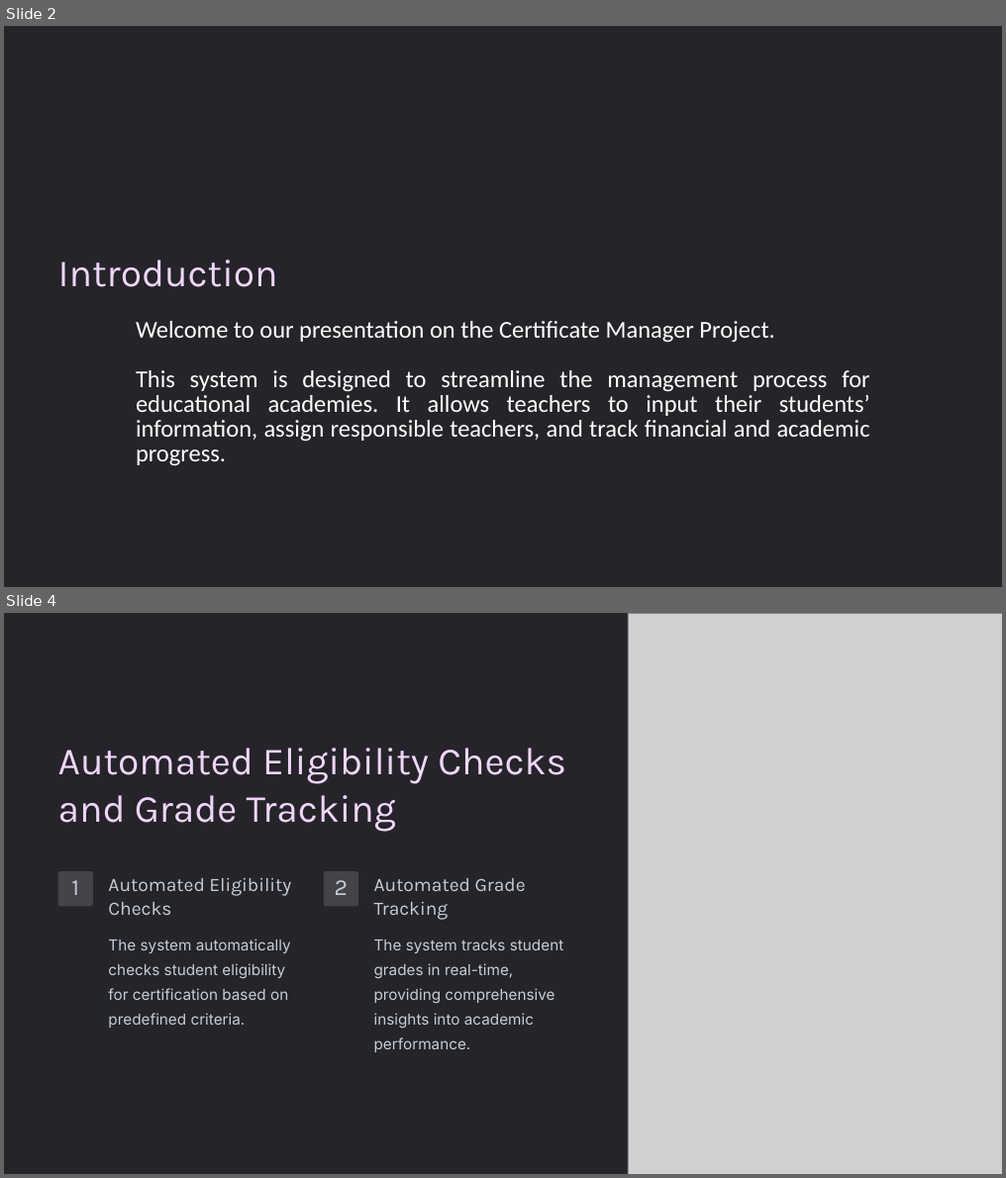
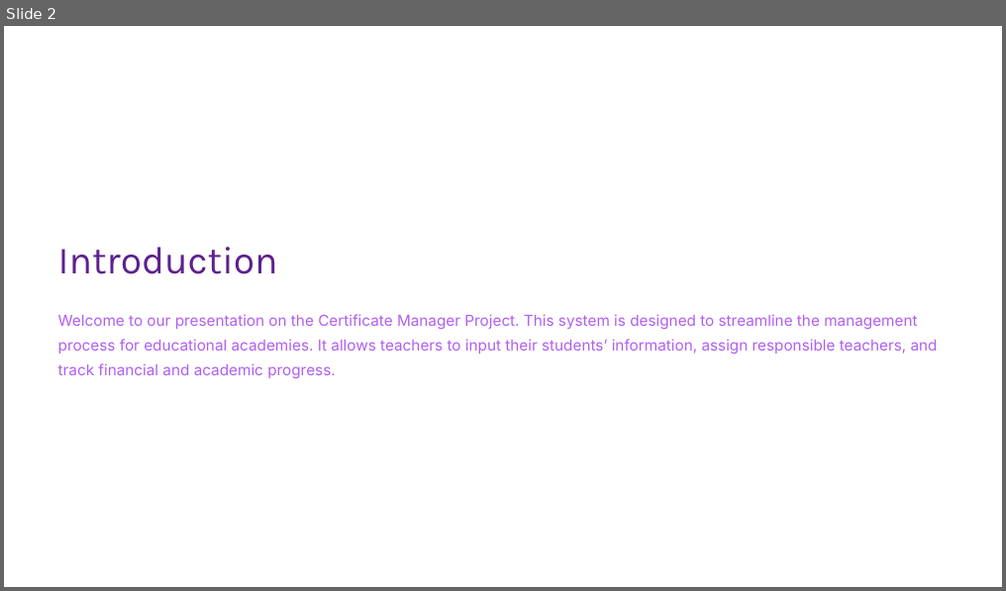
Before and after one commit to Zughayyar/JavaProject-Certificate-Manager, a slide deck: Presentation/Certificate-Manager-Project.pptx. Shown one above the other, each under a label of ours: slides 2 and 4 before the commit, slide 2 after it; the slides between them are not shown. The pictures are 1006x1178 and 1006x591 pixels, drawn with LibreOffice and Linux fonts; fonts in the diff are those of the drawing; grey boxes stand for pictures; background and template pictures are left out. Boxes give left, top, right and bottom in pixels: in the first picture for what was removed or moved away, otherwise in the second. Text is boxed around its words. In the diff, an @@ line names an element or a change of style, - is before the commit and + after.

```diff
--- a/Presentation/Certificate-Manager-Project.pptx
+++ b/Presentation/Certificate-Manager-Project.pptx
@@ slide 4 removed at [4,613,1002,1174], background #000000; not listed: 1 template element that a slide beside it also shows @@
@@ picture removed at [628,613,1002,1174] @@
@@ text removed at [58,748,566,832] @@
-Automated Eligibility Checks and Grade Tracking
@@ rounded rectangle removed at [58,871,93,907] @@
@@ text removed at [108,878,291,915] @@
-Automated Eligibility Checks
@@ rounded rectangle removed at [324,871,358,907] @@
@@ text removed at [374,878,526,920] @@
-Automated Grade Tracking
@@ text removed at [71,880,79,895] @@
-1
@@ text removed at [335,880,348,895] @@
-2
@@ text removed at [108,939,291,1028] @@
-The system automatically checks student eligibility for certification based on predefined criteria.
@@ text removed at [374,940,563,1053] @@
-The system tracks student grades in real-time, providing comprehensive insights into academic performance.
@@ slide 2 changed as well @@
@@ rectangle at [4,26,1002,587]: fill #242429 to #FFFFFF @@
@@ text "Introduction": place and size @@
-text "Introduction" at [58,260,278,287]
+text "Introduction" at [58,247,278,274]
@@ text "Introduction" at [58,247,278,274]: text colour #EFD5FA to #5E208E @@
@@ text at [58,314,938,379]: text changed; size 28 to 17.5 pt; font Calibri to Inter; text colour #FFFFFF to #B05EF1 @@
-Welcome to our presentation on the Certificate Manager Project.
-This system is designed to streamline the management process for educational academies. It allows teachers to input their students’ information, assign responsible teachers, and track financial and academic progress.
+Welcome to our presentation on the Certificate Manager Project. This system is designed to streamline the management process for educational academies. It allows teachers to input their students’ information, assign responsible teachers, and track financial and academic progress.
@@ rectangle added at [869,540,1002,587], fill #FFFFFF, outline #FFFFFF 1 pt @@
```
Also in this commit, not shown: 5 other slides changed, 4 slides added, 3 other slides removed, 1 other file.
